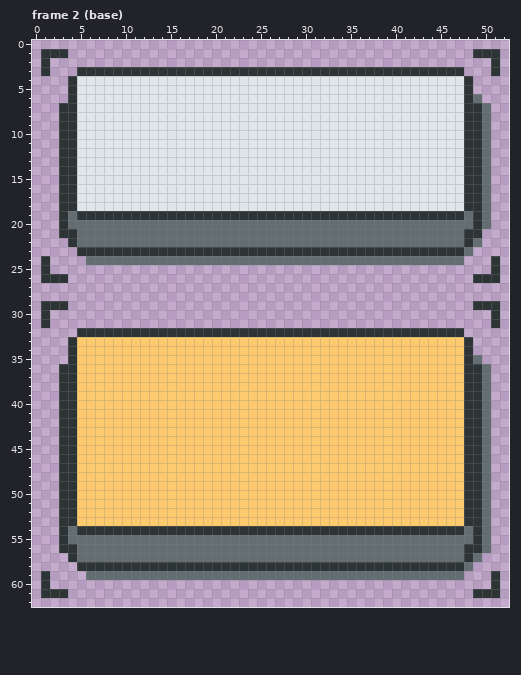
Edited in one commit: pixel-art file (Assets/menu/button/.aseprite/buttons.aseprite). The picture above was drawn from the file before the commit.
53x63 pixels, 4 frames. Shown: frame 2 (base). The commit also changed other frames, which this record leaves out.
Now the later version:
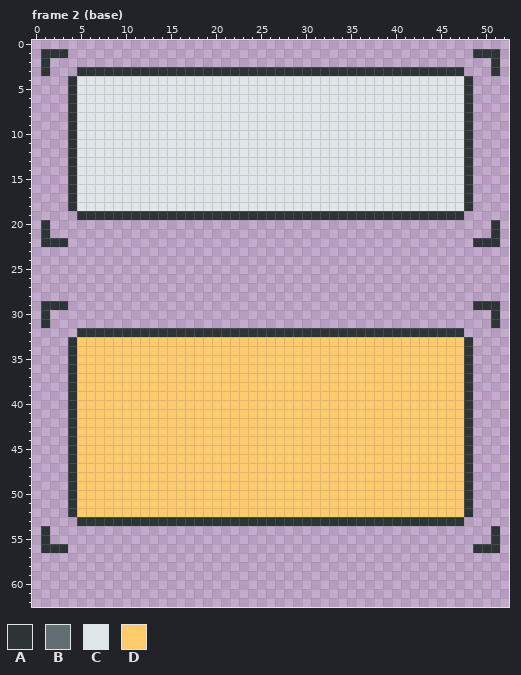
Palette (. is transparent): A #2d3436  B #636e72  C #dfe6e9  D #fdcb6e
The exact change:
Changed rows in their new state; - is an unchanged pixel.
Frame 2 (base), layers "indicator", "base":
first column x 1:
 6 ------------------------------------------------.--
 7 --.---------------------------------------------..-
 8 --.---------------------------------------------..-
 9 --.---------------------------------------------..-
10 --.---------------------------------------------..-
11 --.---------------------------------------------..-
12 --.---------------------------------------------..-
13 --.---------------------------------------------..-
14 --.---------------------------------------------..-
15 --.---------------------------------------------..-
16 --.---------------------------------------------..-
17 --.---------------------------------------------..-
18 --.---------------------------------------------..-
19 --..-------------------------------------------...-
20 A-................................................A
21 A-...............................................-A
22 AAA.............................................AAA
23 ----............................................---
24 .----..........................................---.
25 .-------------------------------------------------.
26 ...---------------------------------------------...
first column x 1:
35 ------------------------------------------------.--
36 --.---------------------------------------------..-
37 --.---------------------------------------------..-
38 --.---------------------------------------------..-
39 --.---------------------------------------------..-
40 --.---------------------------------------------..-
41 --.---------------------------------------------..-
42 --.---------------------------------------------..-
43 --.---------------------------------------------..-
44 --.---------------------------------------------..-
45 --.---------------------------------------------..-
46 --.---------------------------------------------..-
47 --.---------------------------------------------..-
48 --.---------------------------------------------..-
49 --.---------------------------------------------..-
50 --.---------------------------------------------..-
51 --.---------------------------------------------..-
52 --.---------------------------------------------..-
53 --..AAAAAAAAAAAAAAAAAAAAAAAAAAAAAAAAAAAAAAAAAAA...-
54 A-................................................A
55 A-................................................A
56 AA-.............................................-AA
57 ---..............................................--
58 ----............................................---
59 .----..........................................---.
60 .-------------------------------------------------.
61 ...---------------------------------------------...
